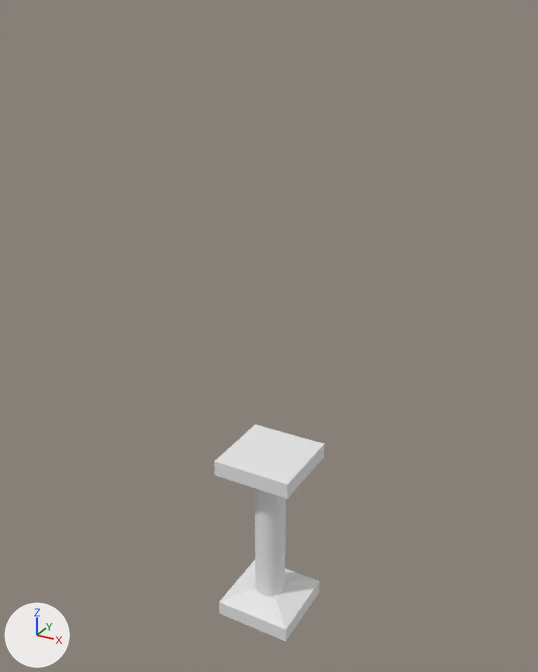
What one commit did to the FBX model mesh/fbx/pillar_1.fbx.
The view is the same before and after, from a camera (50 mm lens) standing at (3.77, -6.9, 7.41) and looking at (-0.08, 0.11, 3.91). Lighting does not change. The marker at lower left points along +X, +Y and +Z. Where no turn or scale is listed for an object, it has been applied to the vertices.
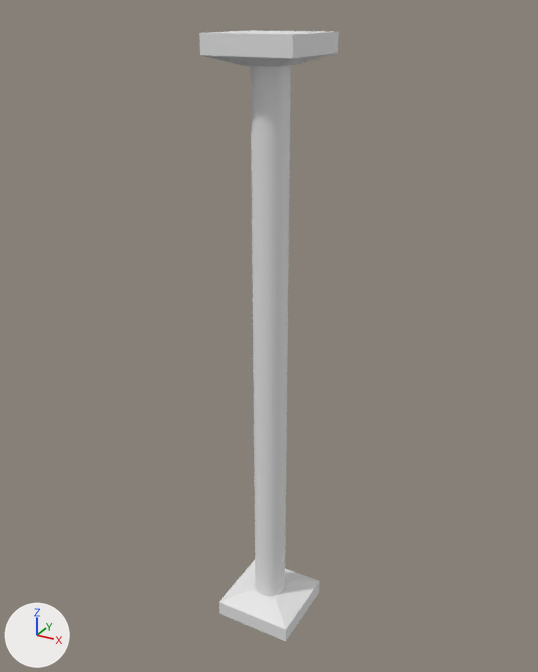
The change in detail:
me_cube has 88 vertices, 54 faces and spans x -0.5..0.5, y -0.5..0.5, z 0.0..2.4.
me_cube is used by ob_cube; location (0.0, 0.0, 0.0).
me_cube part 1: the loose piece of 12 vertices spanning x -0.5..0.5, y -0.5..0.5, z 2.1..2.4 is moved by (0.0, 0.0, 4.8).
me_cube part 2: the loose piece of 64 vertices spanning x -0.2..0.2, y -0.2..0.2, z 0.2..2.2 is scaled about its middle by (1, 1, 3.43), then moved by (0.0, 0.0, 2.38).

Where the change shows, as pixel boxes (x1, y1, x2, y2) in the pictures (538 x 672 px; the box of a moved part takes in the faces that stretch with it):
'Cube', reshaped (27% wider, 181% taller)
    before: (214, 424, 324, 641)
    after: (199, 30, 339, 641)
part 1 of me_cube, moved or reshaped
    before: (214, 424, 324, 499)
    after: (199, 30, 339, 67)
part 2 of me_cube, moved or reshaped
    before: (255, 489, 286, 519)
    after: (251, 65, 291, 519)
